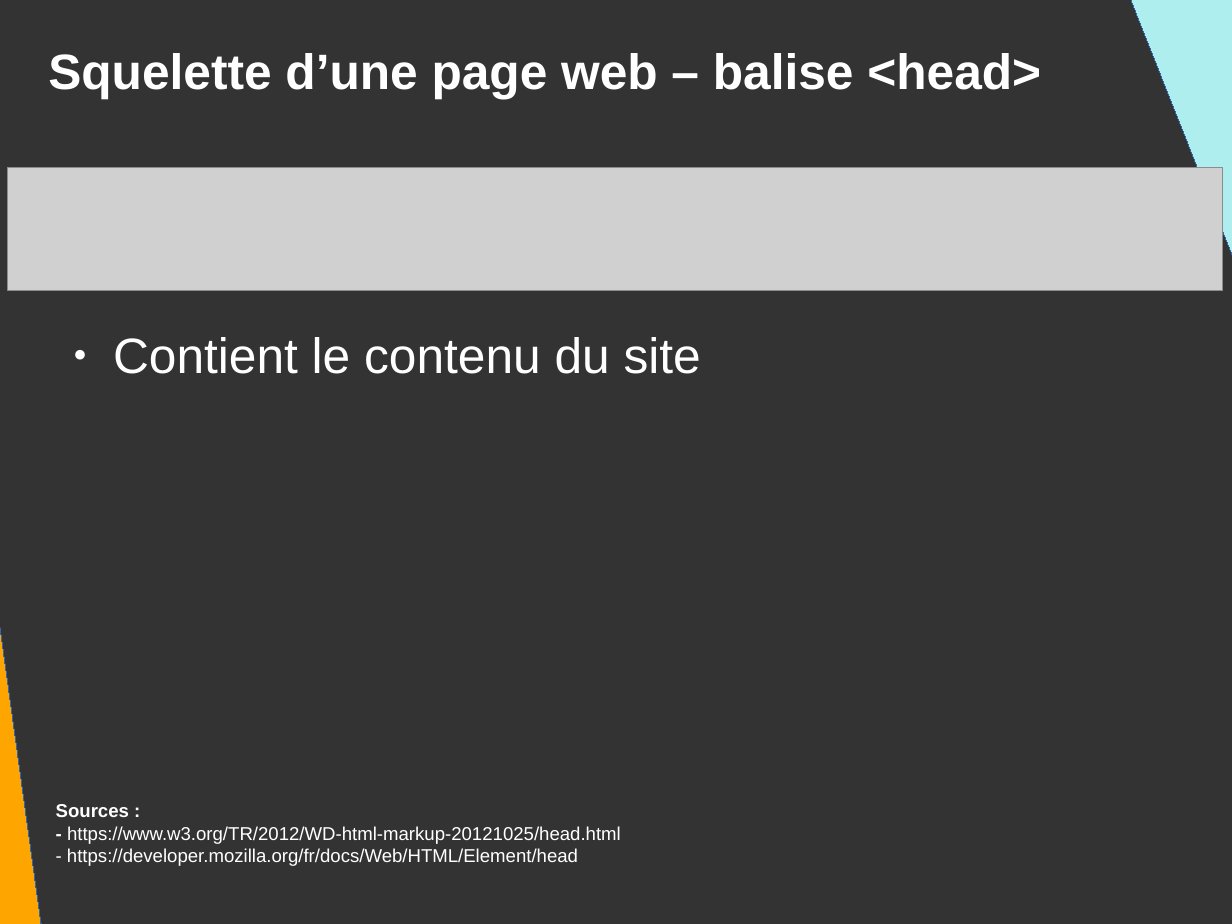
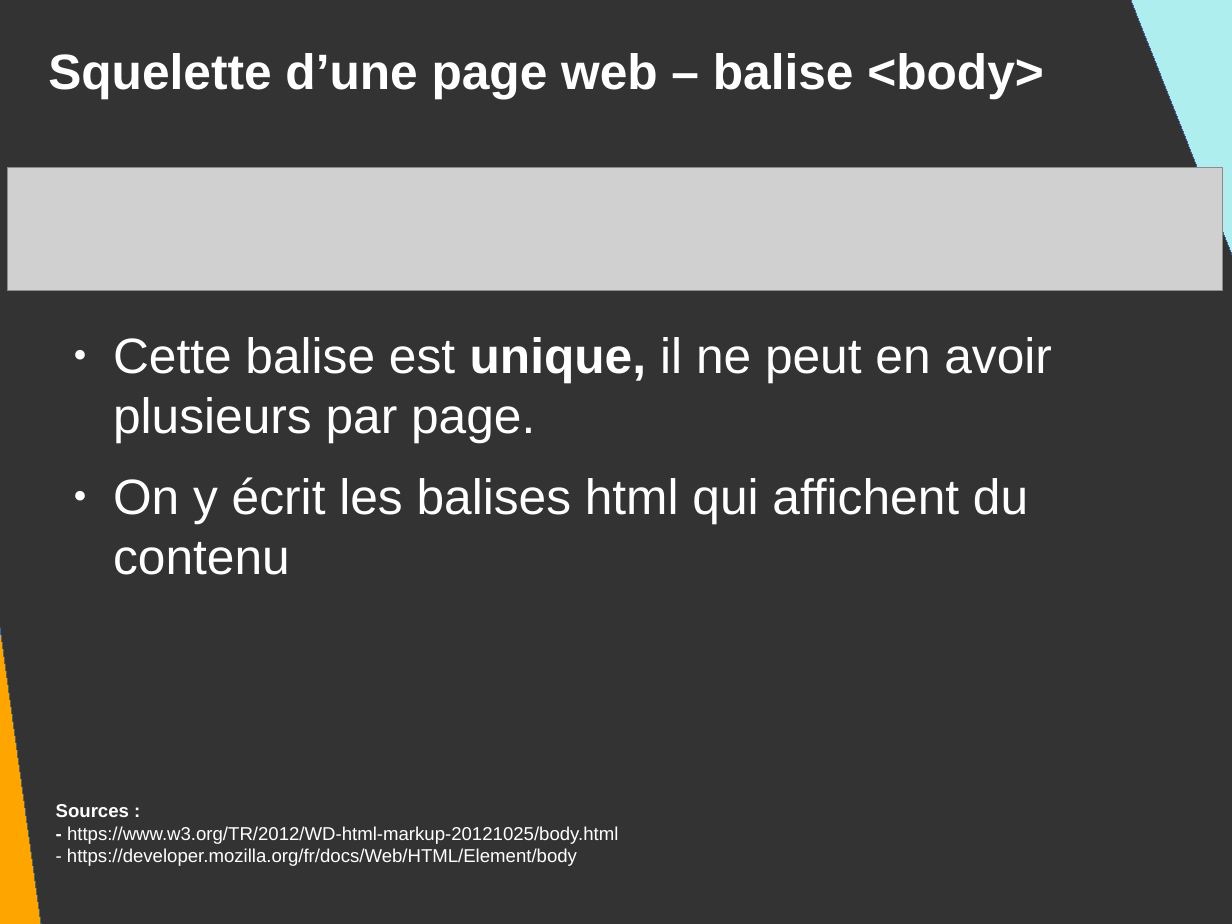
Before and after one commit to DanYellow/presentations, a slide deck: slide 23 of mmi/html/travaux-pratiques/numero-1/presentation.odp (slide 35 before the commit). Drawn at 1232x924 pixels with LibreOffice and Linux fonts; fonts in the diff are those of the drawing; grey boxes stand for pictures. Boxes give left, top, right and bottom in pixels: in the first picture for what was removed or moved away, otherwise in the second. Text is boxed around its words. In the diff, an @@ line names an element or a change of style, - is before the commit and + after.

```diff
--- a/mmi/html/travaux-pratiques/numero-1/presentation.odp
+++ b/mmi/html/travaux-pratiques/numero-1/presentation.odp
@@ title at (48, 53, 1044, 99): text changed @@
-Squelette d’une page web – balise <head>
+Squelette d’une page web – balise <body>
@@ text removed at (113, 337, 701, 374) @@
-● Contient le contenu du site
@@ text added at (113, 337, 1052, 575), 32 pt, text #FFFFFF @@
+● Cette balise est unique, il ne peut en avoir plusieurs par page.
+● On y écrit les balises html qui affichent du contenu
@@ text at (67, 826, 618, 866): text changed @@
-- https://www.w3.org/TR/2012/WD-html-markup-20121025/head.html
-- https://developer.mozilla.org/fr/docs/Web/HTML/Element/head
+- https://www.w3.org/TR/2012/WD-html-markup-20121025/body.html
+- https://developer.mozilla.org/fr/docs/Web/HTML/Element/body
```
Also in this commit, not shown: 7 other slides changed, 15 slides added, 1 slide removed, 3 other files.
